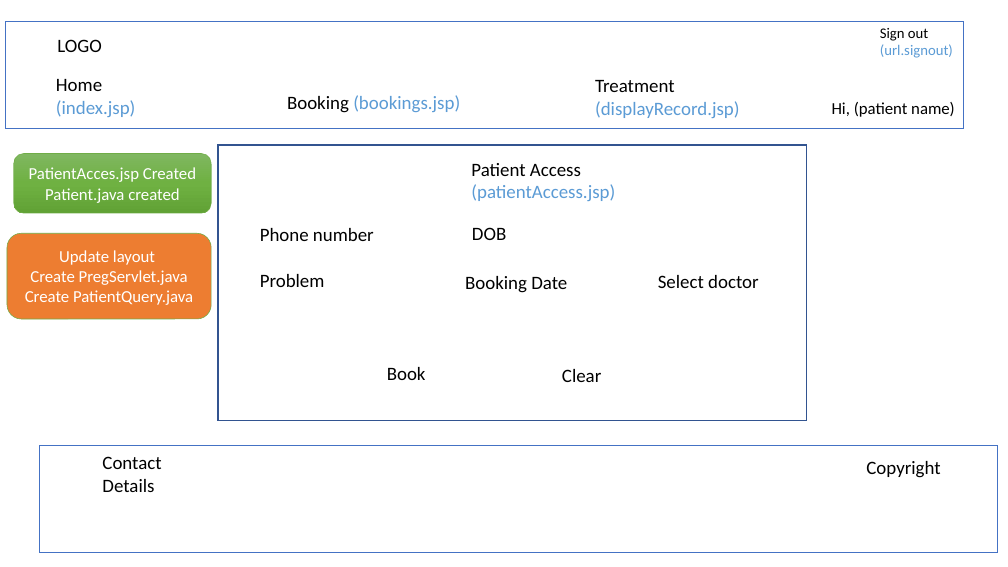
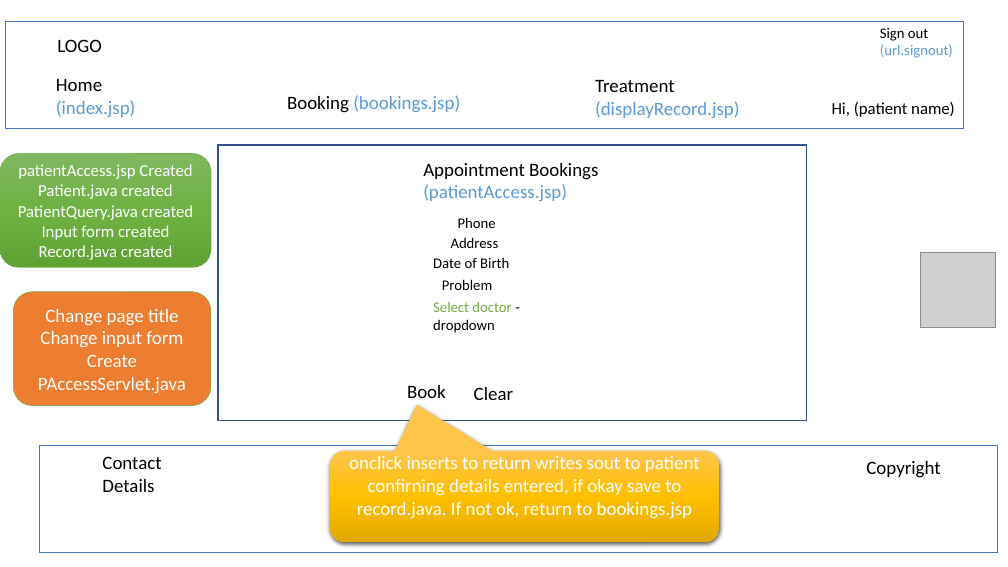
Before and after one commit to aaliceinw/ttagn2, a slide deck: slide 7 of Hospital Management Designv2.pptx (slide 9 before the commit). Drawn at 1008x567 pixels with LibreOffice and Linux fonts; fonts in the diff are those of the drawing; grey boxes stand for pictures. Boxes give left, top, right and bottom in pixels: in the first picture for what was removed or moved away, otherwise in the second. Text is boxed around its words. In the diff, an @@ line names an element or a change of style, - is before the commit and + after.

```diff
--- a/Hospital Management Designv2.pptx
+++ b/Hospital Management Designv2.pptx
@@ rounded rectangle "patientAccess.jsp Created": place and size @@
-rounded rectangle "patientAccess.jsp Created" at (14, 154, 211, 213)
+rounded rectangle "patientAccess.jsp Created" at (0, 154, 211, 268)
@@ text in rounded rectangle at (18, 164, 192, 179): text changed @@
-PatientAcces.jsp Created
+patientAccess.jsp Created
@@ text "Appointment Bookings": place and size @@
-text "Appointment Bookings" at (471, 163, 615, 201)
+text "Appointment Bookings" at (423, 163, 598, 201)
@@ text at (423, 163, 598, 180): text changed @@
-Patient Access
+Appointment Bookings
@@ text in rounded rectangle at (18, 205, 193, 260): paragraphs added @@
+PatientQuery.java created
+Input form created
+Record.java created
@@ rounded rectangle removed at (7, 234, 211, 319) @@
-Update layout
-Create PregServlet.java
-Create PatientQuery.java
@@ text added at (451, 237, 499, 248), 14 pt, text #000000 @@
+Address
@@ text at (458, 217, 496, 228): text changed; size 18 to 14 pt @@
-Phone number
+Phone
@@ text removed at (472, 227, 506, 240) @@
-DOB
@@ text at (433, 257, 509, 268): text changed; size 18 to 14 pt @@
-Booking Date
+Date of Birth
@@ picture added at (920, 252, 996, 327) @@
@@ rounded rectangle added at (14, 292, 211, 406), fill #ED7D31, outline #70AD47 0.5 pt, 18 pt, text #FFFFFF @@
+Change page title
+Change input form
+Create PAccessServlet.java
@@ text "Problem": place and size @@
-text "Problem" at (260, 274, 325, 287)
+text "Problem" at (442, 279, 492, 290)
@@ text "Problem" at (442, 279, 492, 290): size 18 to 14 pt @@
@@ text at (433, 302, 511, 333): text changed; size 18 to 14 pt; text colour #000000 to #70AD47 @@
-Select doctor
+Select doctor - dropdown
@@ text "Book": place and size @@
-text "Book" at (387, 367, 426, 380)
+text "Book" at (407, 385, 446, 398)
@@ text "Clear": place and size @@
-text "Clear" at (562, 369, 601, 382)
+text "Clear" at (474, 387, 513, 400)
@@ rounded speech box added at (330, 451, 720, 542), fill gradient #FFC64B to #FFC000 to #E3AB00, 18 pt, text #FFFFFF @@
+onclick inserts to return writes sout to patient confirning details entered, if okay save to record.java. If not ok, return to bookings.jsp
```
Also in this commit, not shown: 10 other slides changed, 2 slides removed, 1 other file.
